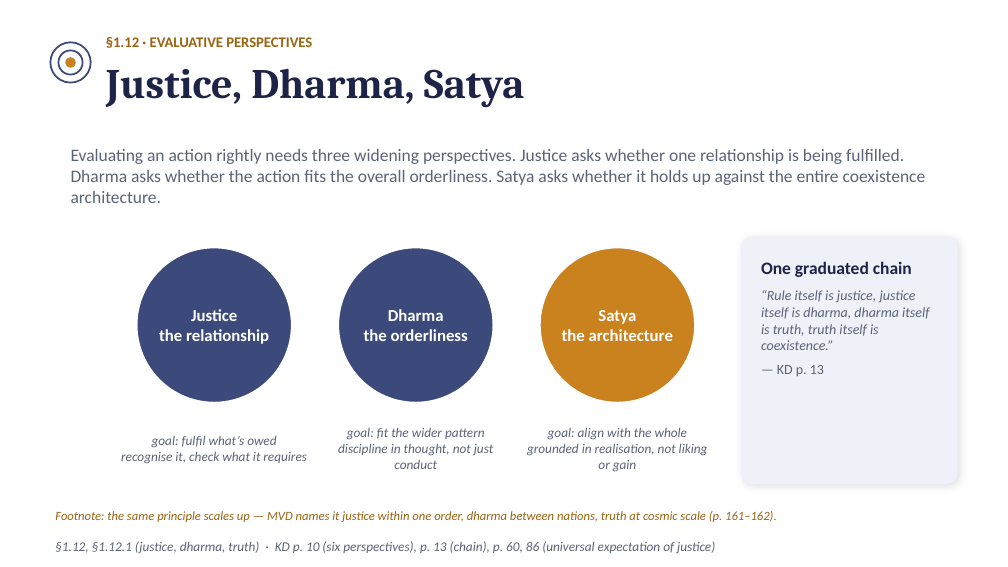
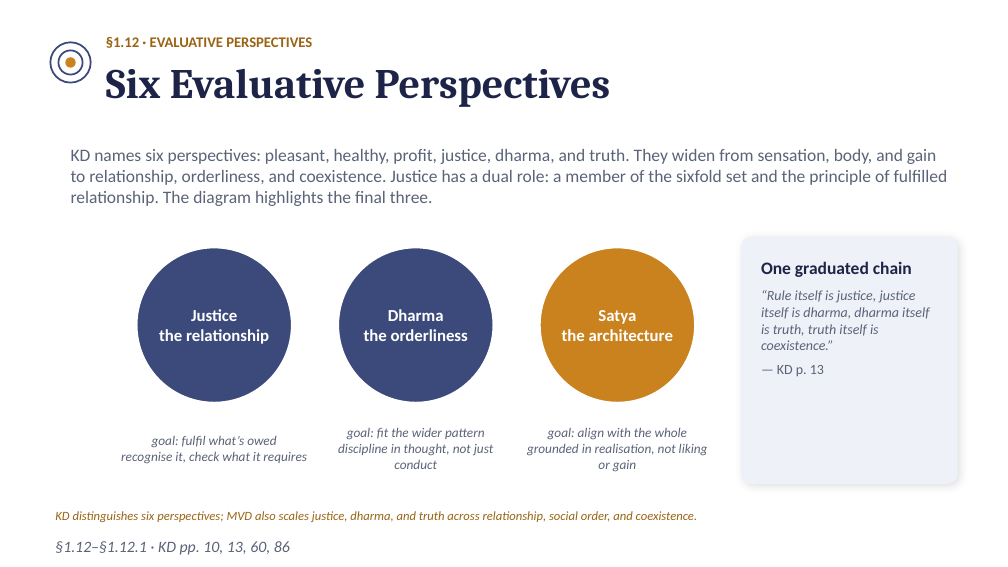
Before and after one commit to raghavamohan/AnalyticMadhyasthDarshan, a slide deck: slide 20 of Studies/The-Ontology-of-Coexistence/The-Ontology-of-Existence-Madhyasth-Darshan.pptx (slide 19 before the commit). Drawn at 1008x567 pixels with LibreOffice and Linux fonts; fonts in the diff are those of the drawing. Boxes give left, top, right and bottom in pixels: in the first picture for what was removed or moved away, otherwise in the second. Text is boxed around its words. In the diff, an @@ line names an element or a change of style, - is before the commit and + after.

```diff
--- a/Studies/The-Ontology-of-Coexistence/The-Ontology-of-Existence-Madhyasth-Darshan.pptx
+++ b/Studies/The-Ontology-of-Coexistence/The-Ontology-of-Existence-Madhyasth-Darshan.pptx
@@ text at (106,69,611,107): text changed @@
-Justice, Dharma, Satya
+Six Evaluative Perspectives
@@ text at (71,149,948,206): text changed @@
-Evaluating an action rightly needs three widening perspectives. Justice asks whether one relationship is being fulfilled. Dharma asks whether the action fits the overall orderliness. Satya asks whether it holds up against the entire coexistence architecture.
+KD names six perspectives: pleasant, healthy, profit, justice, dharma, and truth. They widen from sensation, body, and gain to relationship, orderliness, and coexistence. Justice has a dual role: a member of the sixfold set and the principle of fulfilled relationship. The diagram highlights the final three.
@@ text at (55,511,697,522): text changed @@
-Footnote: the same principle scales up — MVD names it justice within one order, dharma between nations, truth at cosmic scale (p. 161–162).
+KD distinguishes six perspectives; MVD also scales justice, dharma, and truth across relationship, social order, and coexistence.
@@ text at (55,541,290,555): text changed; size 9.5 to 11.2 pt @@
-§1.12, §1.12.1 (justice, dharma, truth) · KD p. 10 (six perspectives), p. 13 (chain), p. 60, 86 (universal expectation of justice)
+§1.12–§1.12.1 · KD pp. 10, 13, 60, 86
```
Also in this commit, not shown: 14 other slides changed, 2 slides added, 18 other files.
